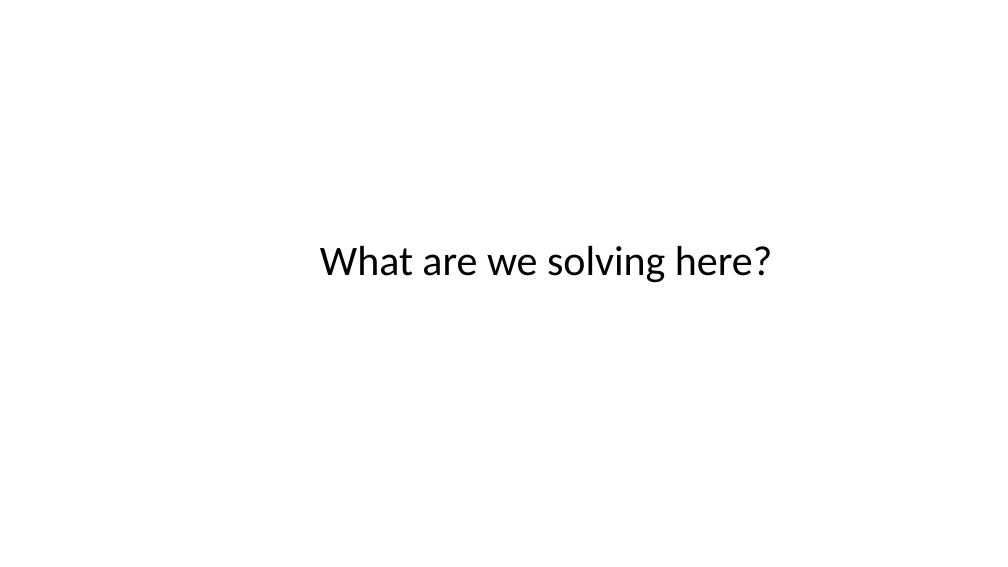
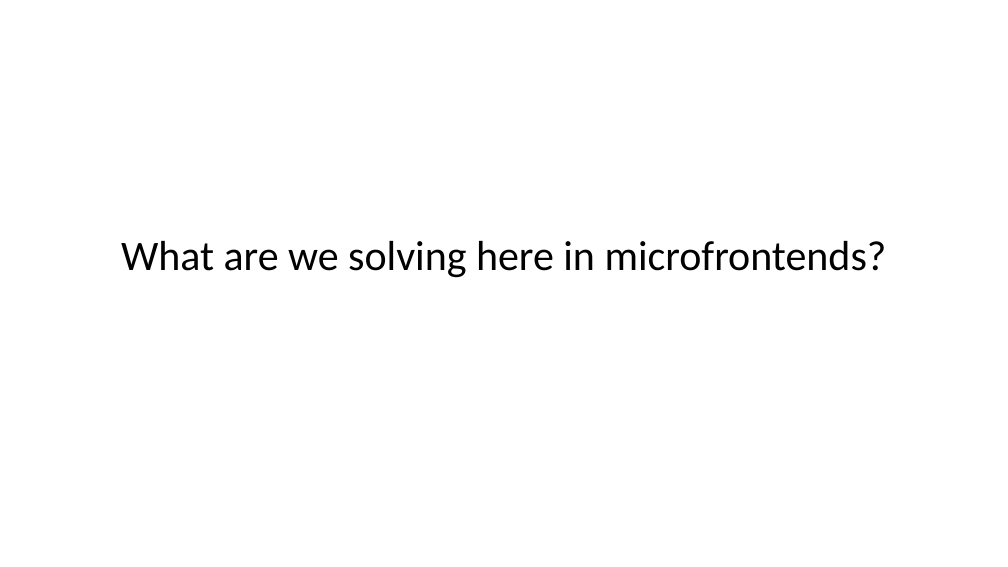
Before and after one commit to devlinduldulao/module-federation-demo, a slide deck: slide 4 of presentation/module-federation.pptx. Drawn at 1008x567 pixels with LibreOffice and Linux fonts; fonts in the diff are those of the drawing. Boxes give left, top, right and bottom in pixels: in the first picture for what was removed or moved away, otherwise in the second. Text is boxed around its words. In the diff, an @@ line names an element or a change of style, - is before the commit and + after.

```diff
--- a/presentation/module-federation.pptx
+++ b/presentation/module-federation.pptx
@@ text at bbox=[121, 241, 887, 278]: text changed @@
-What are we solving here?
+What are we solving here in microfrontends?
```
Also in this commit, not shown: 1 slide added.
